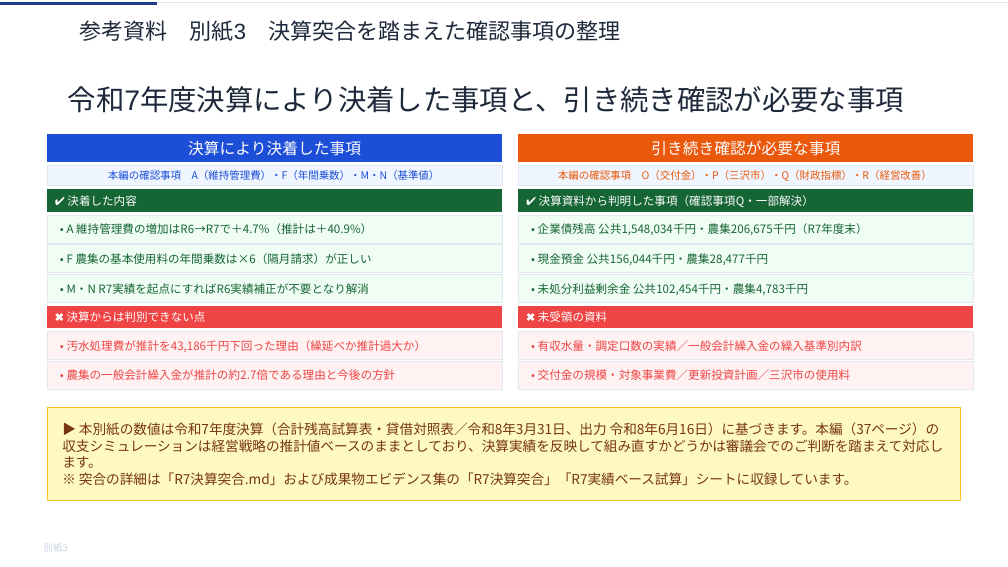
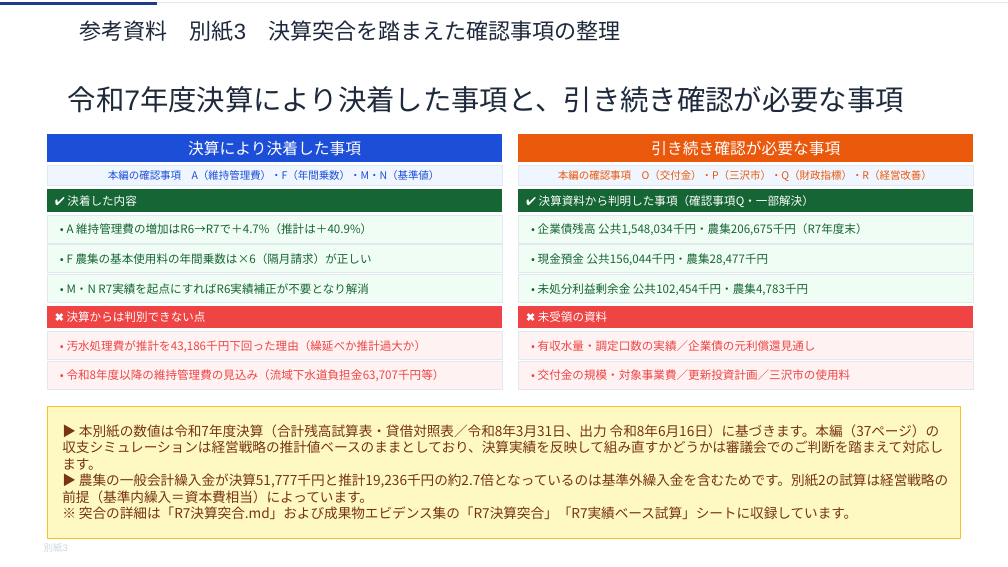
Before and after one commit to ryowakayama-gif/repository, a slide deck: slide 4 of rokko_sewage_council/output/六戸町_第2回審議会資料_別紙_R7決算突合.pptx. Drawn at 1008x567 pixels with LibreOffice and Linux fonts; fonts in the diff are those of the drawing. Boxes give left, top, right and bottom in pixels: in the first picture for what was removed or moved away, otherwise in the second. Text is boxed around its words. In the diff, an @@ line names an element or a change of style, - is before the commit and + after.

```diff
--- a/rokko_sewage_council/output/六戸町_第2回審議会資料_別紙_R7決算突合.pptx
+++ b/rokko_sewage_council/output/六戸町_第2回審議会資料_別紙_R7決算突合.pptx
@@ text in freeform shape at (x1=538, y1=340, x2=816, y2=351): text changed @@
-• 有収水量・調定口数の実績／一般会計繰入金の繰入基準別内訳
+• 有収水量・調定口数の実績／企業債の元利償還見通し
@@ text in freeform shape at (x1=67, y1=369, x2=445, y2=381): text changed @@
-• 農集の一般会計繰入金が推計の約2.7倍である理由と今後の方針
+• 令和8年度以降の維持管理費の見込み（流域下水道負担金63,707千円等）
@@ freeform shape "▶ 本別紙の数値は令和7年度決算（合計残高試算表・貸借対照表／令和8年3月31日、出力 令和8年6月16日）に基づきます ..." resized from (x1=48, y1=408, x2=961, y2=501) to (x1=48, y1=406, x2=961, y2=538) @@
@@ text in freeform shape at (x1=62, y1=473, x2=948, y2=503): paragraph added @@
+▶ 農集の一般会計繰入金が決算51,777千円と推計19,236千円の約2.7倍となっているのは基準外繰入金を含むためです。別紙2の試算は経営戦略の前提（基準内繰入＝資本費相当）によっています。
```
Also in this commit, not shown: 2 other slides changed, 6 other files.
